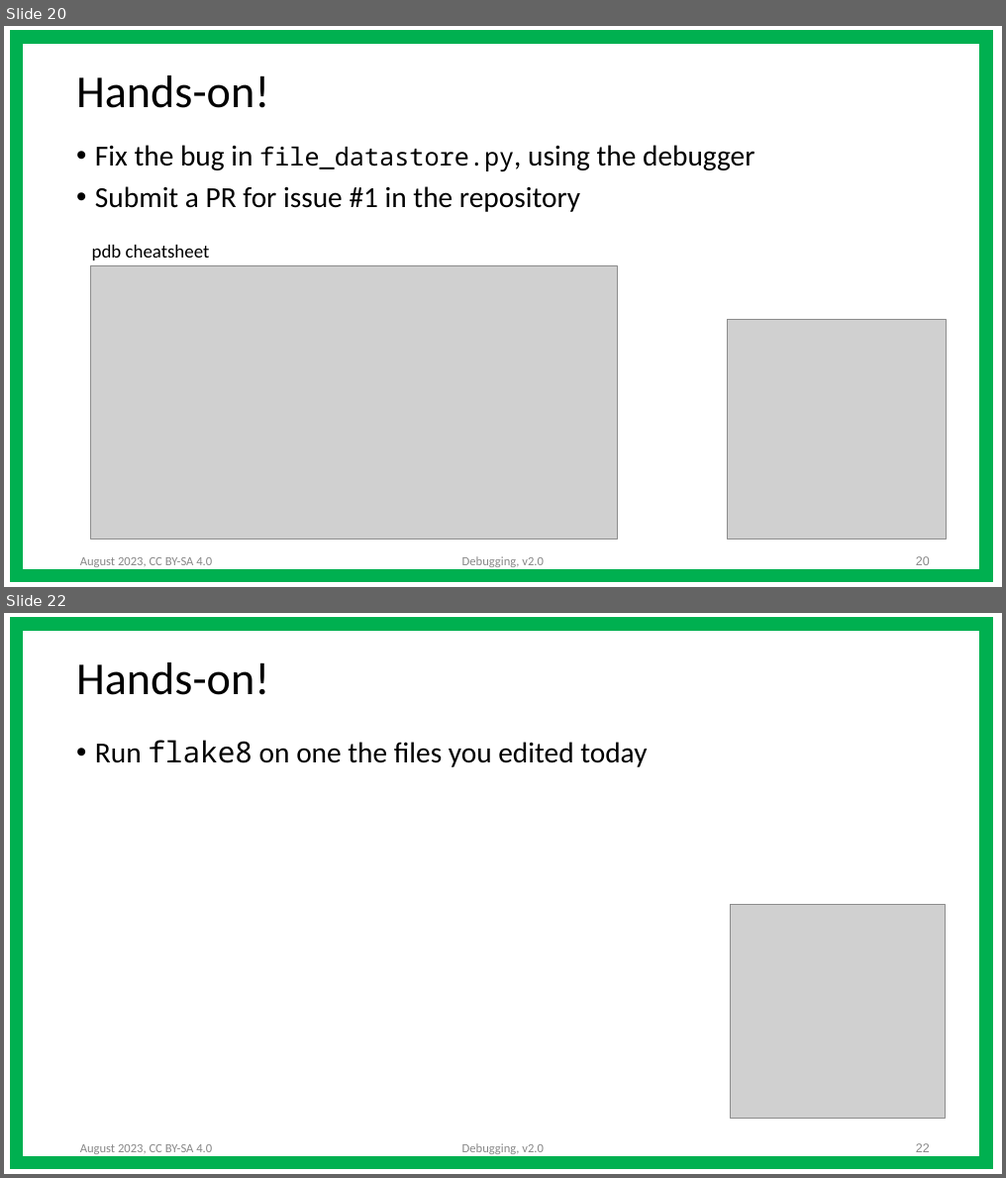
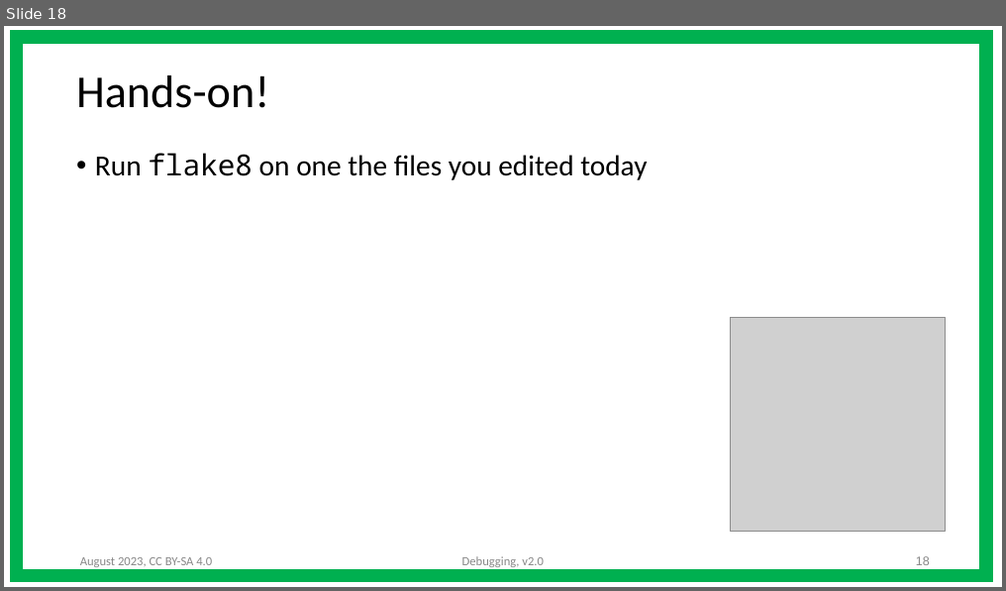
Before and after one commit to ASPP/testing_debugging_profiling, a slide deck: debugging.pptx. Shown one above the other, each under a label of ours: slides 20 and 22 before the commit, slide 18 after it; the slides between them are not shown. The pictures are 1006x1178 and 1006x591 pixels, drawn with LibreOffice and Linux fonts; fonts in the diff are those of the drawing; grey boxes stand for pictures. Boxes give left, top, right and bottom in pixels: in the first picture for what was removed or moved away, otherwise in the second. Text is boxed around its words. In the diff, an @@ line names an element or a change of style, - is before the commit and + after.

```diff
--- a/debugging.pptx
+++ b/debugging.pptx
@@ slide 20 removed at (x1=4, y1=26, x2=1002, y2=587), background #FFFFFF @@
@@ rectangle removed at (x1=17, y1=37, x2=987, y2=576) @@
@@ title removed at (x1=76, y1=76, x2=269, y2=108) @@
-Hands-on!
@@ text removed at (x1=95, y1=145, x2=754, y2=212) @@
-• Fix the bug in file_datastore.py, using the debugger
-• Submit a PR for issue #1 in the repository
@@ text removed at (x1=92, y1=245, x2=210, y2=261) @@
-pdb cheatsheet
@@ picture removed at (x1=90, y1=266, x2=617, y2=539) @@
@@ picture removed at (x1=727, y1=320, x2=946, y2=540) @@
@@ text removed at (x1=80, y1=558, x2=212, y2=568) @@
-August 2023, CC BY-SA 4.0
@@ text removed at (x1=462, y1=557, x2=544, y2=568) @@
-Debugging, v2.0
@@ page number removed at (x1=916, y1=557, x2=930, y2=566) @@
-20
@@ what was slide 22 is now slide 18 @@
@@ page number at (x1=916, y1=557, x2=930, y2=566): text changed @@
-22
+18
```
Also in this commit, not shown: 1 slide changed, 3 other slides removed, 1 other file.
